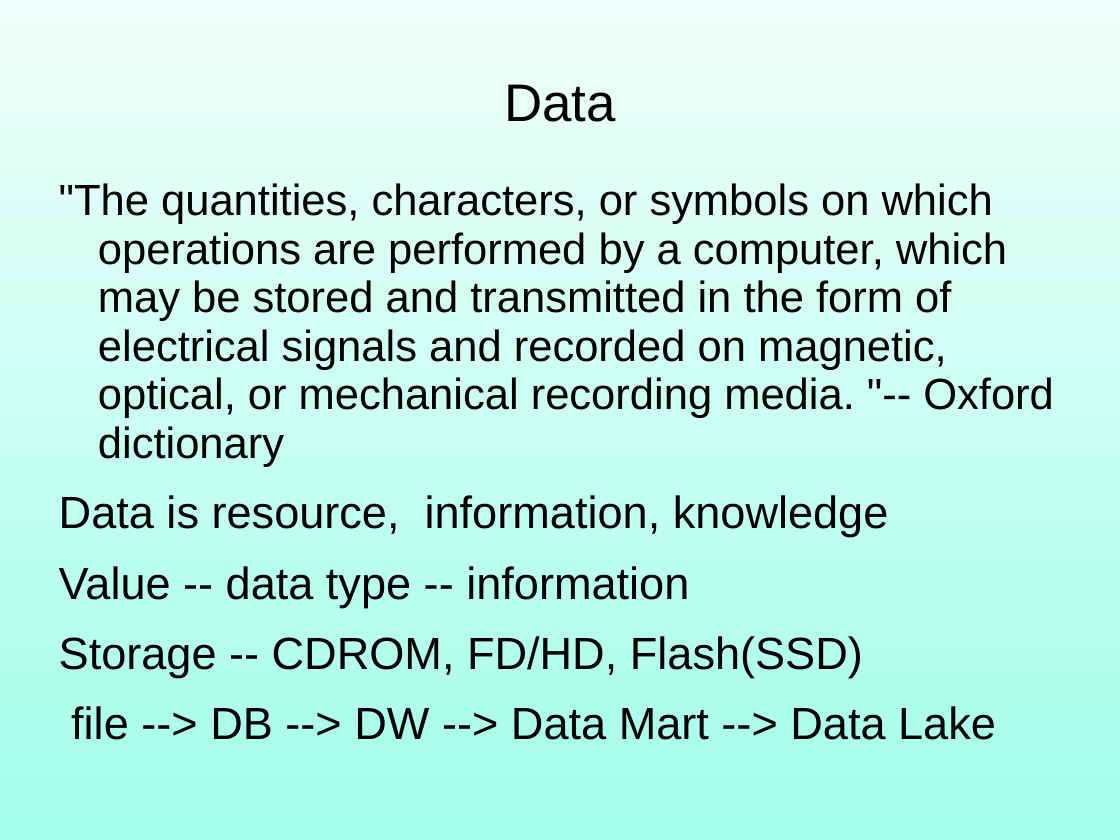
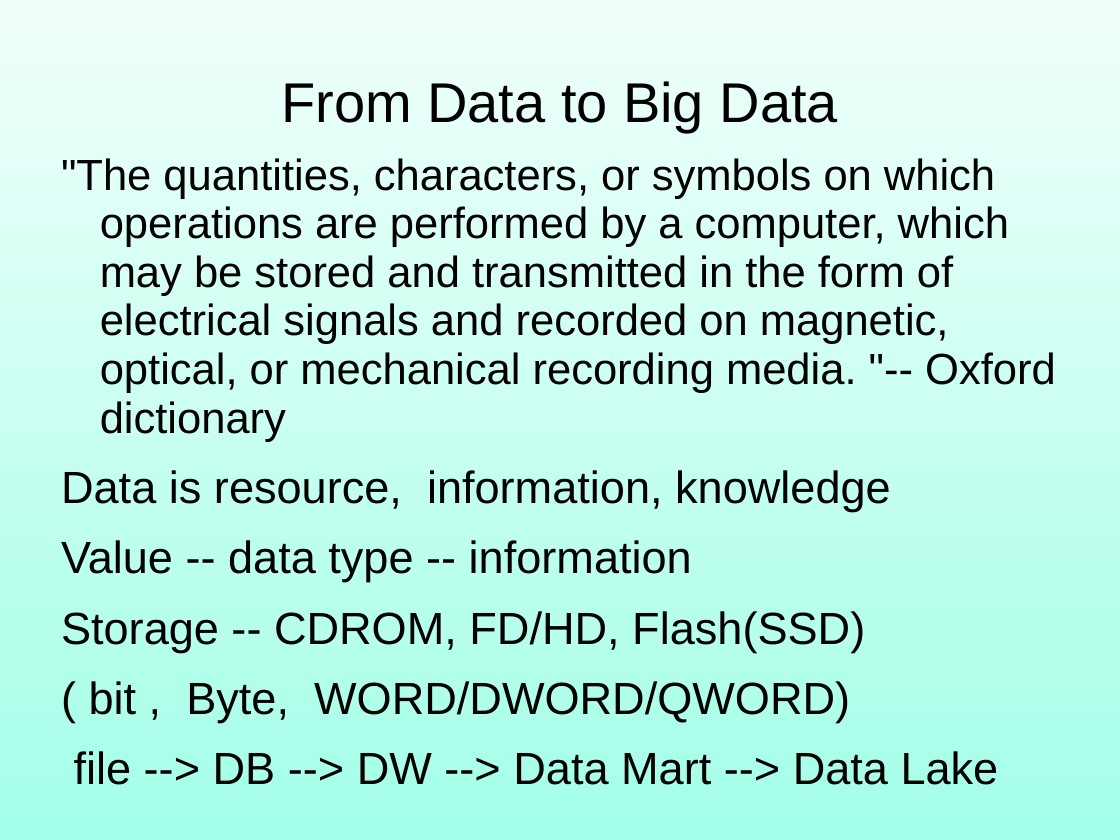
Before and after one commit to robin3795/Data, a slide deck: slide 9 of 2018_1.ppt (slide 3 before the commit). Drawn at 1120x840 pixels with LibreOffice and Linux fonts; fonts in the diff are those of the drawing. Boxes give left, top, right and bottom in pixels: in the first picture for what was removed or moved away, otherwise in the second. Text is boxed around its words. In the diff, an @@ line names an element or a change of style, - is before the commit and + after.

```diff
--- a/2018_1.ppt
+++ b/2018_1.ppt
@@ text at [281, 81, 838, 132]: text changed; size 34 to 36 pt @@
-Data
+From Data to Big Data
@@ text ""The quantities, characters, or symbols ...": place and size @@
-text ""The quantities, characters, or symbols ..." at [59, 183, 1054, 740]
+text ""The quantities, characters, or symbols ..." at [61, 158, 1056, 785]
@@ text at [89, 681, 850, 723]: paragraph added @@
+( bit , Byte, WORD/DWORD/QWORD)
```
Also in this commit, not shown: 12 other slides changed, 19 slides added, 3 slides removed, 1 other file.
